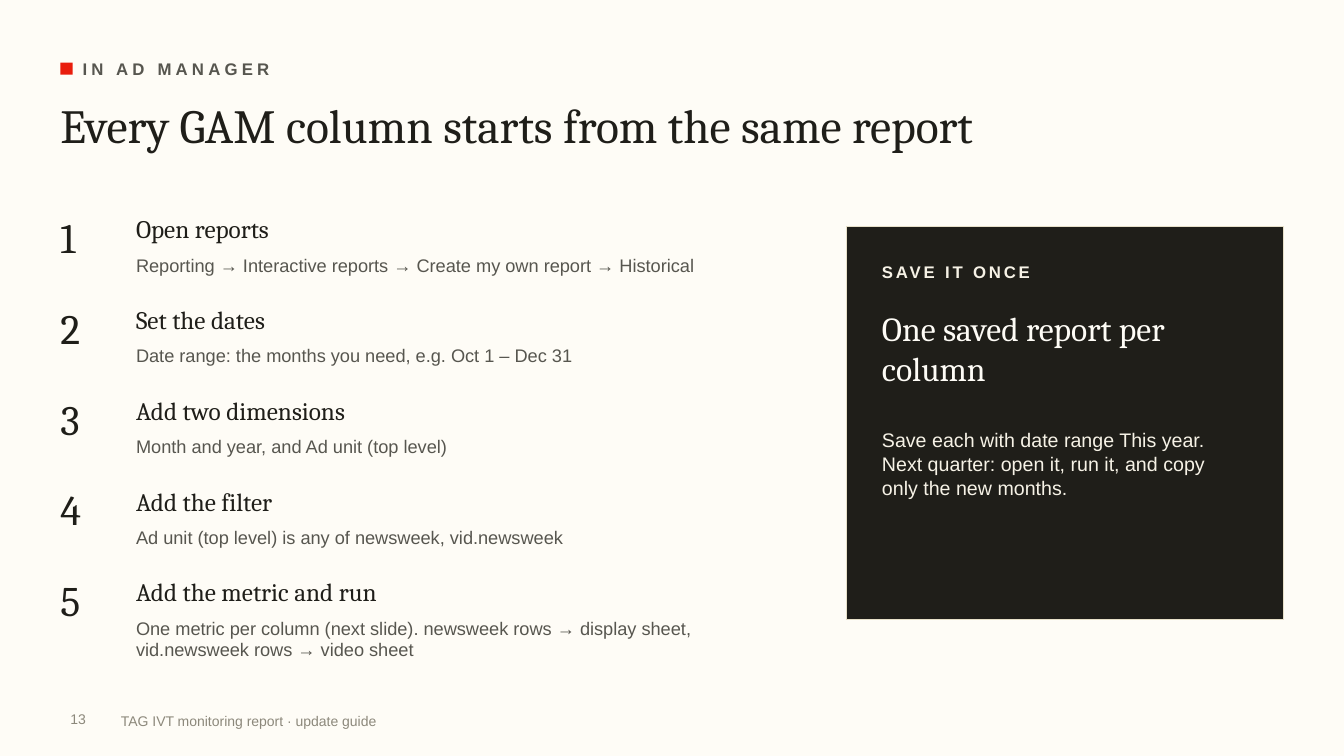
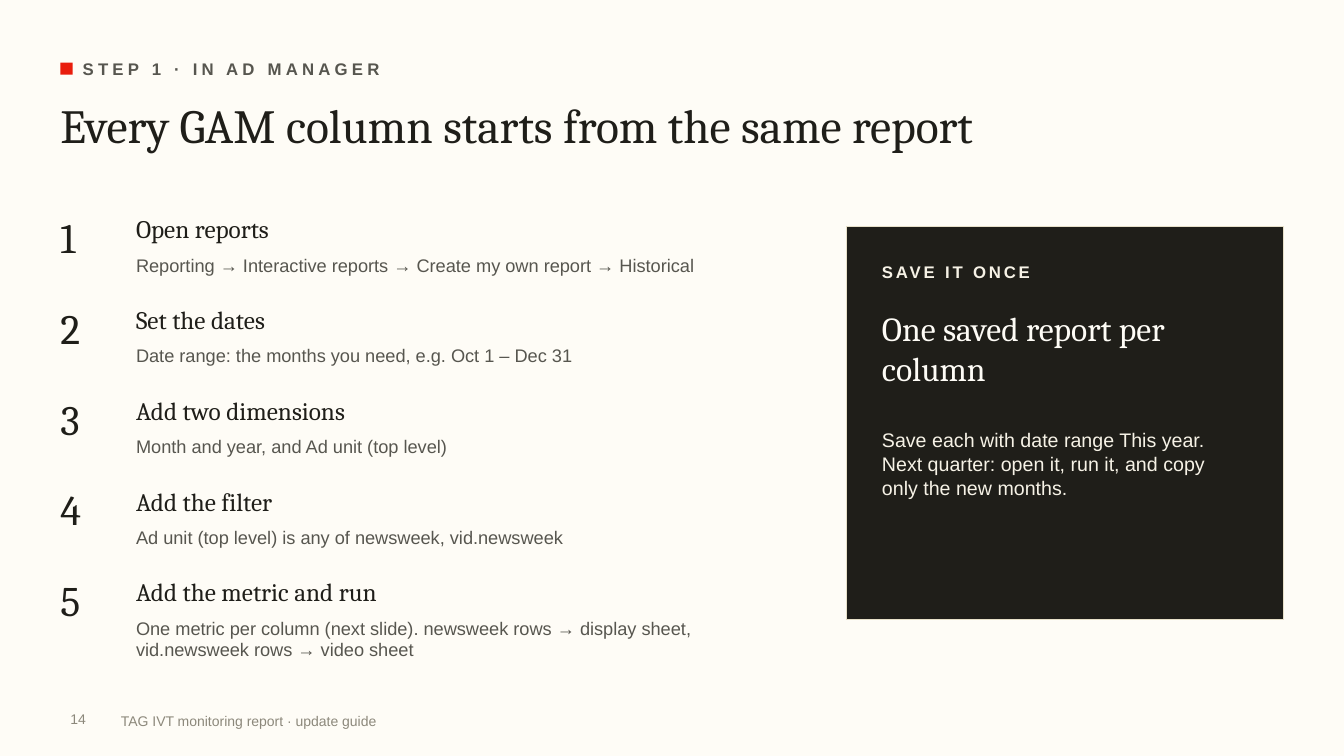
Before and after one commit to rogerhirano-nw/yield-dashboard, a slide deck: slide 14 of docs/TAG_IVT_Report_Update_Guide.pptx (slide 13 before the commit). Drawn at 1344x756 pixels with LibreOffice and Linux fonts; fonts in the diff are those of the drawing; background and template pictures are left out. Boxes give left, top, right and bottom in pixels: in the first picture for what was removed or moved away, otherwise in the second. Text is boxed around its words. In the diff, an @@ line names an element or a change of style, - is before the commit and + after.

```diff
--- a/docs/TAG_IVT_Report_Update_Guide.pptx
+++ b/docs/TAG_IVT_Report_Update_Guide.pptx
@@ text at (83,63,380,75): text changed @@
-IN AD MANAGER
+STEP 1 · IN AD MANAGER
@@ page number at (70,714,86,724): text changed @@
-13
+14
```
Also in this commit, not shown: 18 other slides changed, 8 slides added, 2 other files.
